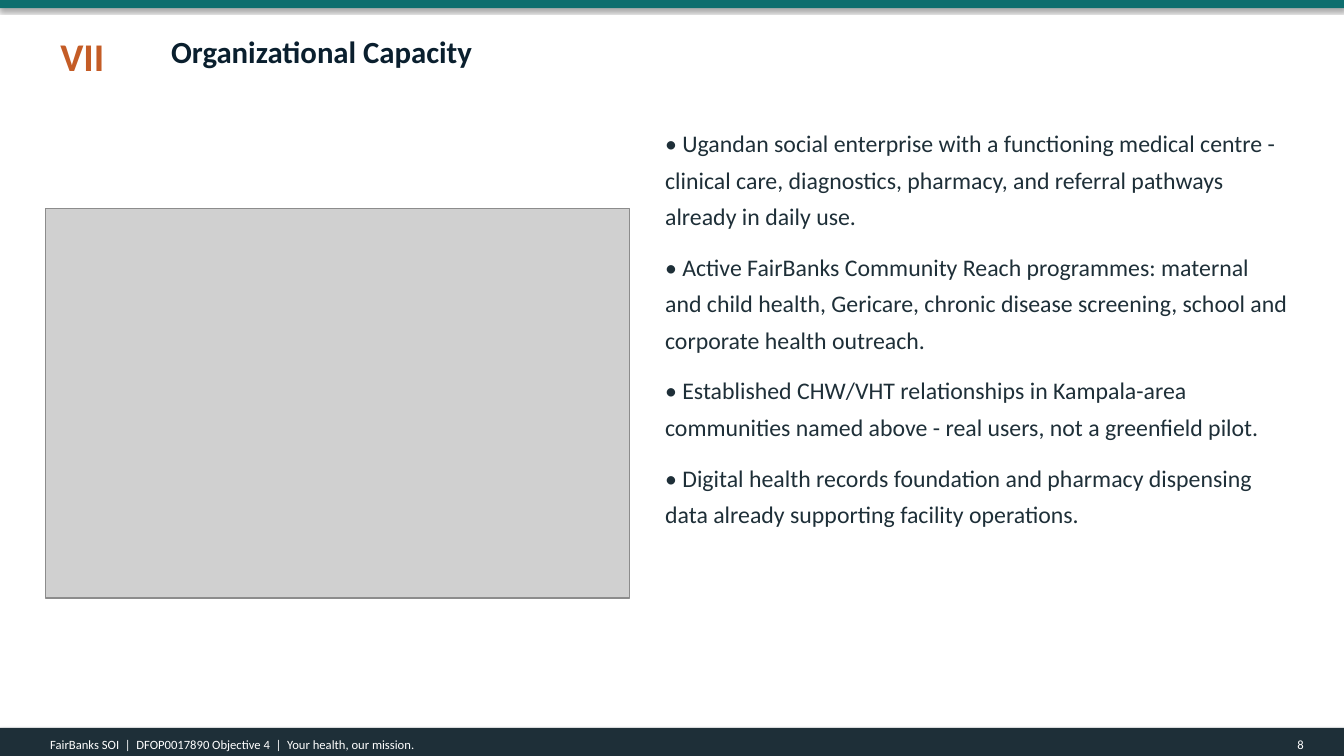
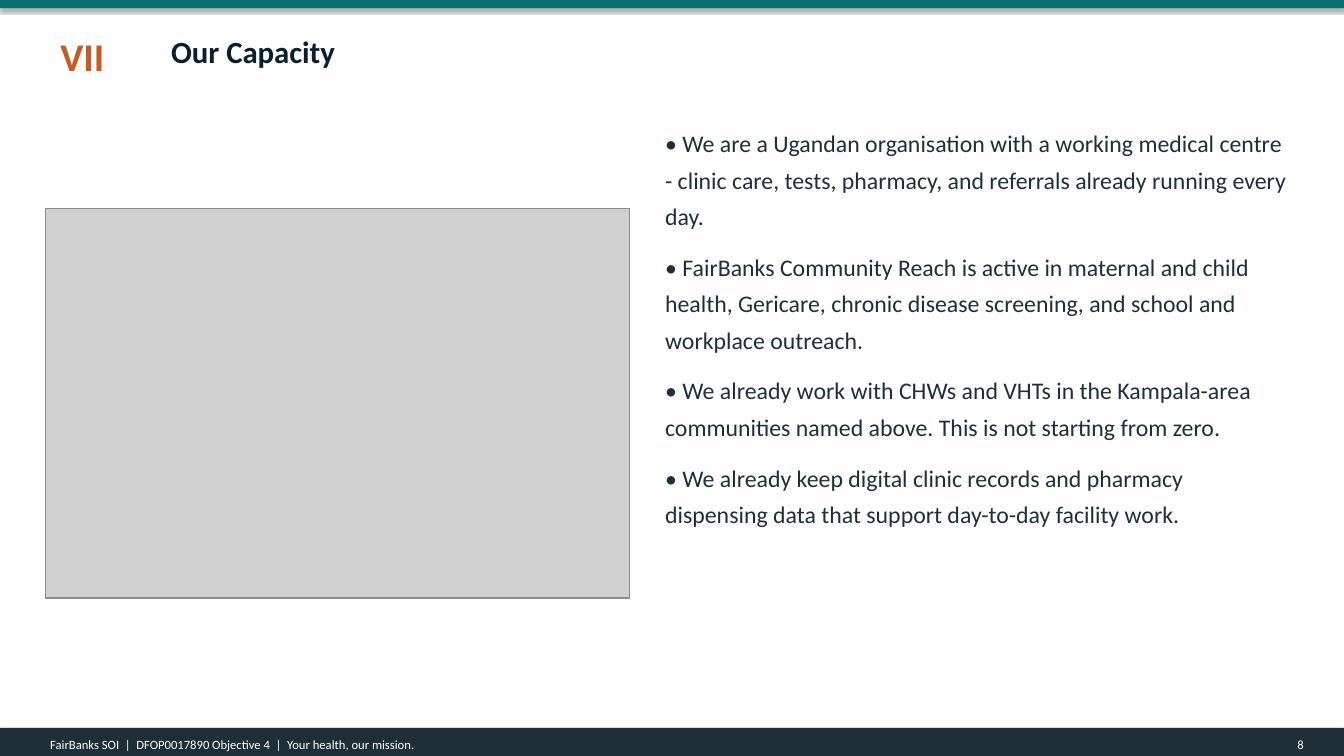
Before and after one commit to WASSWA2624/fairbanks, a slide deck: slide 8 of applications/dos-uganda/documents/dos-uganda_ppt.pptx. Drawn at 1344x756 pixels with LibreOffice and Linux fonts; fonts in the diff are those of the drawing; grey boxes stand for pictures. Boxes give left, top, right and bottom in pixels: in the first picture for what was removed or moved away, otherwise in the second. Text is boxed around its words. In the diff, an @@ line names an element or a change of style, - is before the commit and + after.

Commit message:
Update build_dos-uganda_docs.py and associated documents to reflect revised project title and narrative content for the Uganda Health System MOU (DFOP0017890). Enhance clarity and consistency across Word, PDF, and PowerPoint formats by streamlining language and ensuring alignment with new objectives focused on interoperability and government ownership. Adjust cost share descriptions and improve overall document coherence.

```diff
--- a/applications/dos-uganda/documents/dos-uganda_ppt.pptx
+++ b/applications/dos-uganda/documents/dos-uganda_ppt.pptx
@@ text at bbox=[171, 41, 335, 68]: text changed @@
-Organizational Capacity
+Our Capacity
@@ text at bbox=[665, 135, 1286, 527]: text changed @@
-• Ugandan social enterprise with a functioning medical centre - clinical care, diagnostics, pharmacy, and referral pathways already in daily use.
-• Active FairBanks Community Reach programmes: maternal and child health, Gericare, chronic disease screening, school and corporate health outreach.
-• Established CHW/VHT relationships in Kampala-area communities named above - real users, not a greenfield pilot.
-• Digital health records foundation and pharmacy dispensing data already supporting facility operations.
+• We are a Ugandan organisation with a working medical centre - clinic care, tests, pharmacy, and referrals already running every day.
+• FairBanks Community Reach is active in maternal and child health, Gericare, chronic disease screening, and school and workplace outreach.
+• We already work with CHWs and VHTs in the Kampala-area communities named above. This is not starting from zero.
+• We already keep digital clinic records and pharmacy dispensing data that support day-to-day facility work.
```
Also in this commit, not shown: 10 other slides changed, 3 other files.
